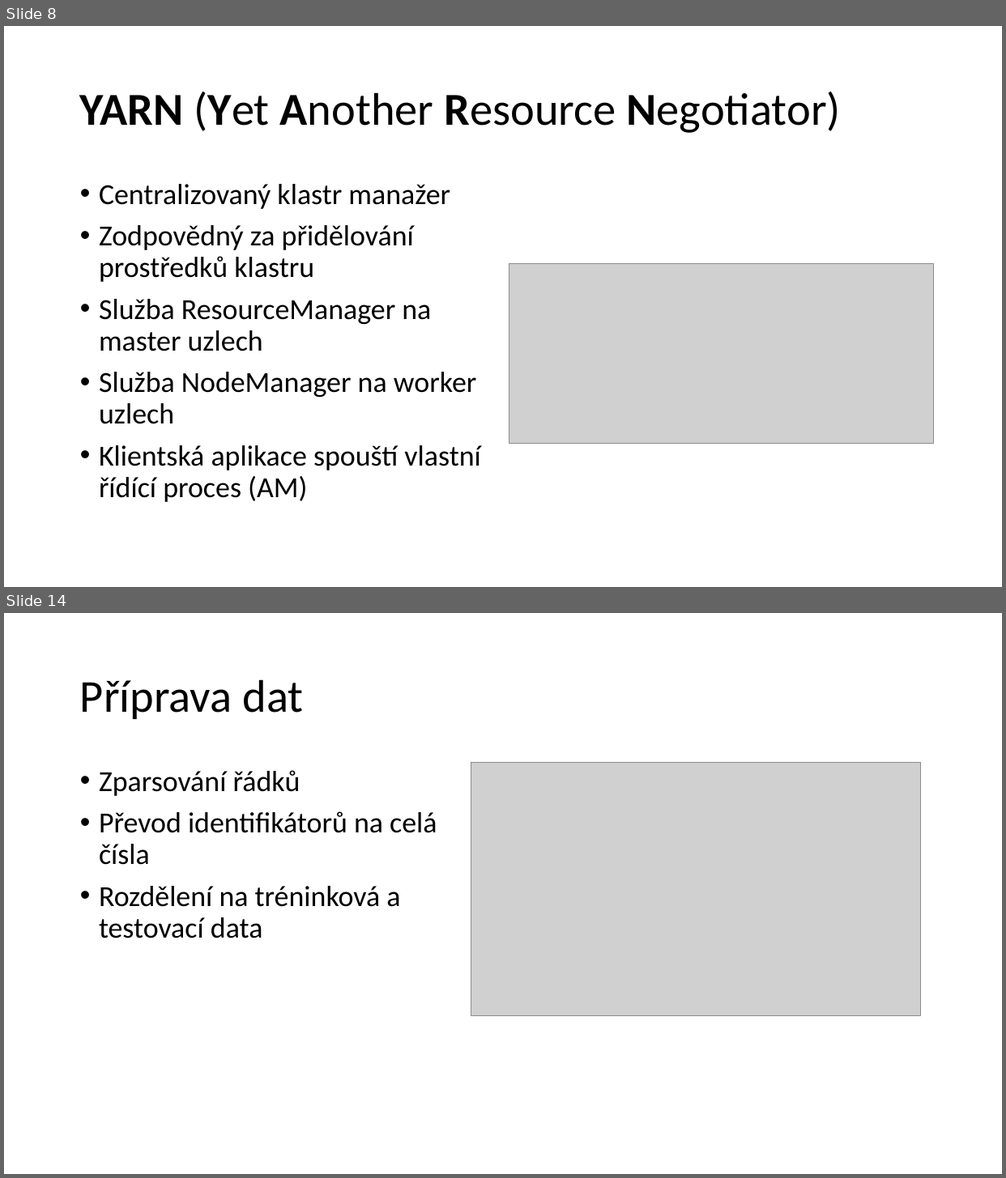
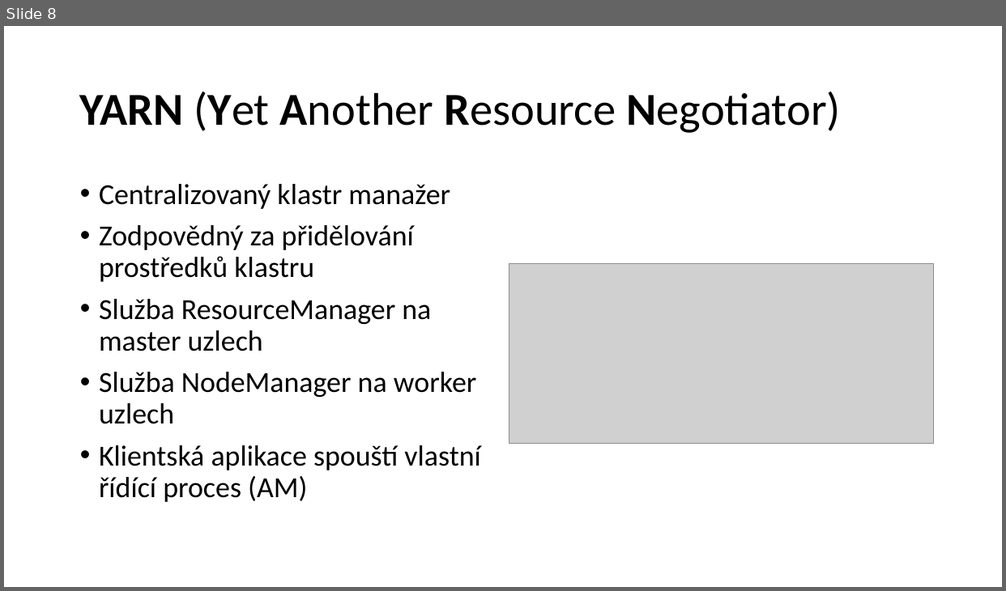
Before and after one commit to barenode/bp, a slide deck: prezentace.pptx. Shown one above the other, each under a label of ours: slides 8 and 14 before the commit, slide 8 after it; the slides between them are not shown. The pictures are 1006x1178 and 1006x591 pixels, drawn with LibreOffice and Linux fonts; fonts in the diff are those of the drawing; grey boxes stand for pictures. Boxes give left, top, right and bottom in pixels: in the first picture for what was removed or moved away, otherwise in the second. Text is boxed around its words. In the diff, an @@ line names an element or a change of style, - is before the commit and + after.

```diff
--- a/prezentace.pptx
+++ b/prezentace.pptx
@@ slide 14 removed at bbox=[4, 613, 1002, 1174], background #FFFFFF @@
@@ title removed at bbox=[80, 679, 303, 719] @@
-Příprava dat
@@ text removed at bbox=[99, 770, 437, 939] @@
-• Zparsování řádků
-• Převod identifikátorů na celá čísla
-• Rozdělení na tréninková a testovací data
@@ picture removed at bbox=[471, 763, 921, 1016] @@
```
Also in this commit, not shown: 9 slides changed, 2 slides added, 4 other slides removed, 1 other file.
